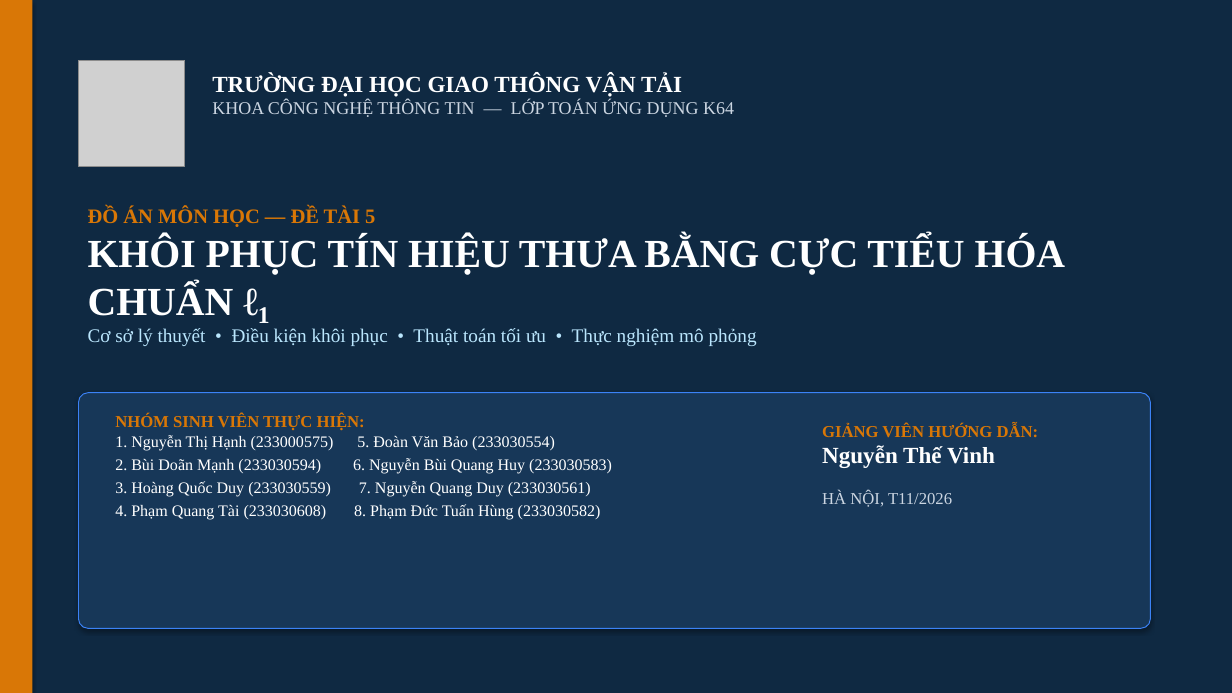
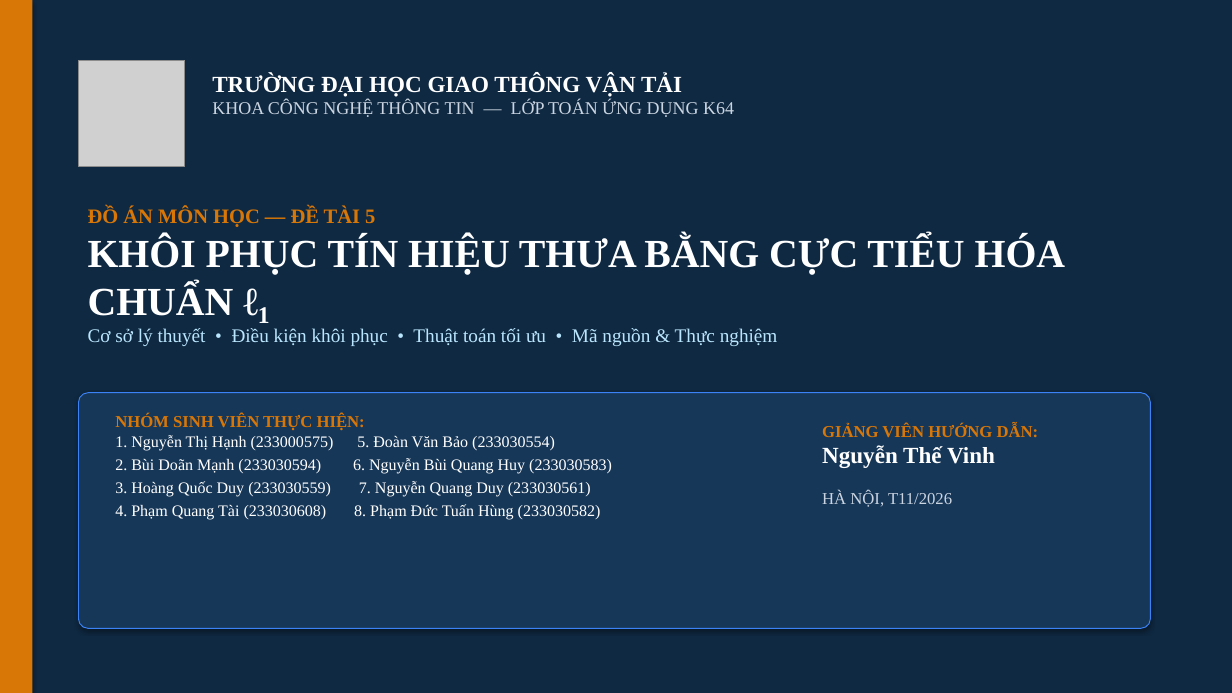
Before and after one commit to Daisme12/Do_an_mon, a slide deck: slide 1 of Thuyet_trinh_De_tai_5.pptx. Drawn at 1232x693 pixels with LibreOffice and Linux fonts; fonts in the diff are those of the drawing; grey boxes stand for pictures. Boxes give left, top, right and bottom in pixels: in the first picture for what was removed or moved away, otherwise in the second. Text is boxed around its words. In the diff, an @@ line names an element or a change of style, - is before the commit and + after.

Commit message:
Mở rộng slide thuyết trình lên 22 trang: đầy đủ công thức toán, code Python và toàn bộ kết quả thực nghiệm

```diff
--- a/Thuyet_trinh_De_tai_5.pptx
+++ b/Thuyet_trinh_De_tai_5.pptx
@@ text at box(88, 328, 778, 346): text changed @@
-Cơ sở lý thuyết • Điều kiện khôi phục • Thuật toán tối ưu • Thực nghiệm mô phỏng
+Cơ sở lý thuyết • Điều kiện khôi phục • Thuật toán tối ưu • Mã nguồn & Thực nghiệm
```
Also in this commit, not shown: 6 other slides changed, 15 slides added, 5 slides removed.
